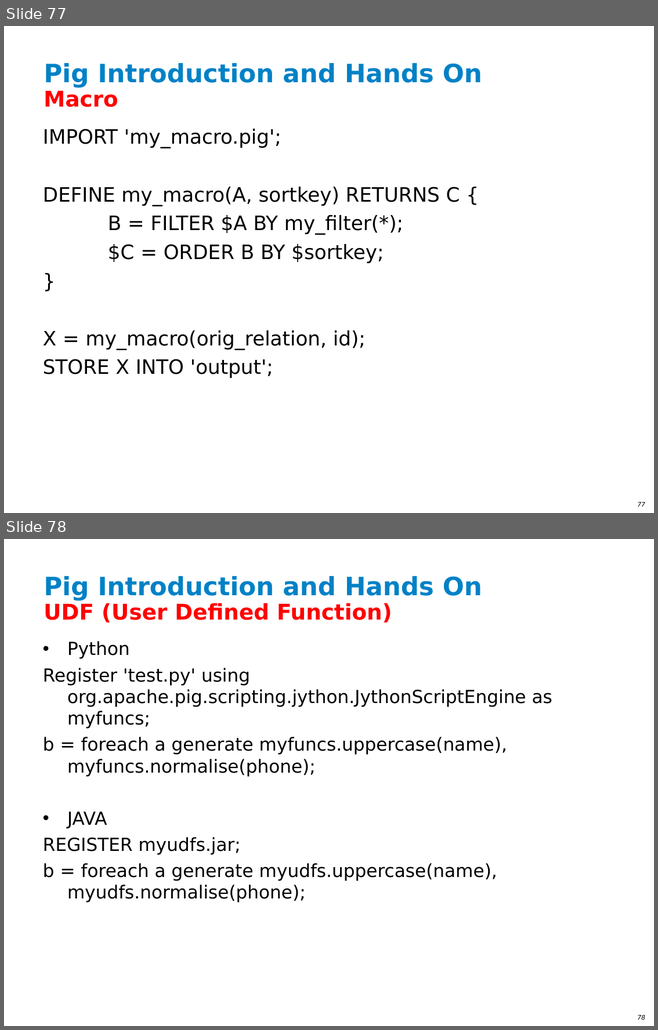
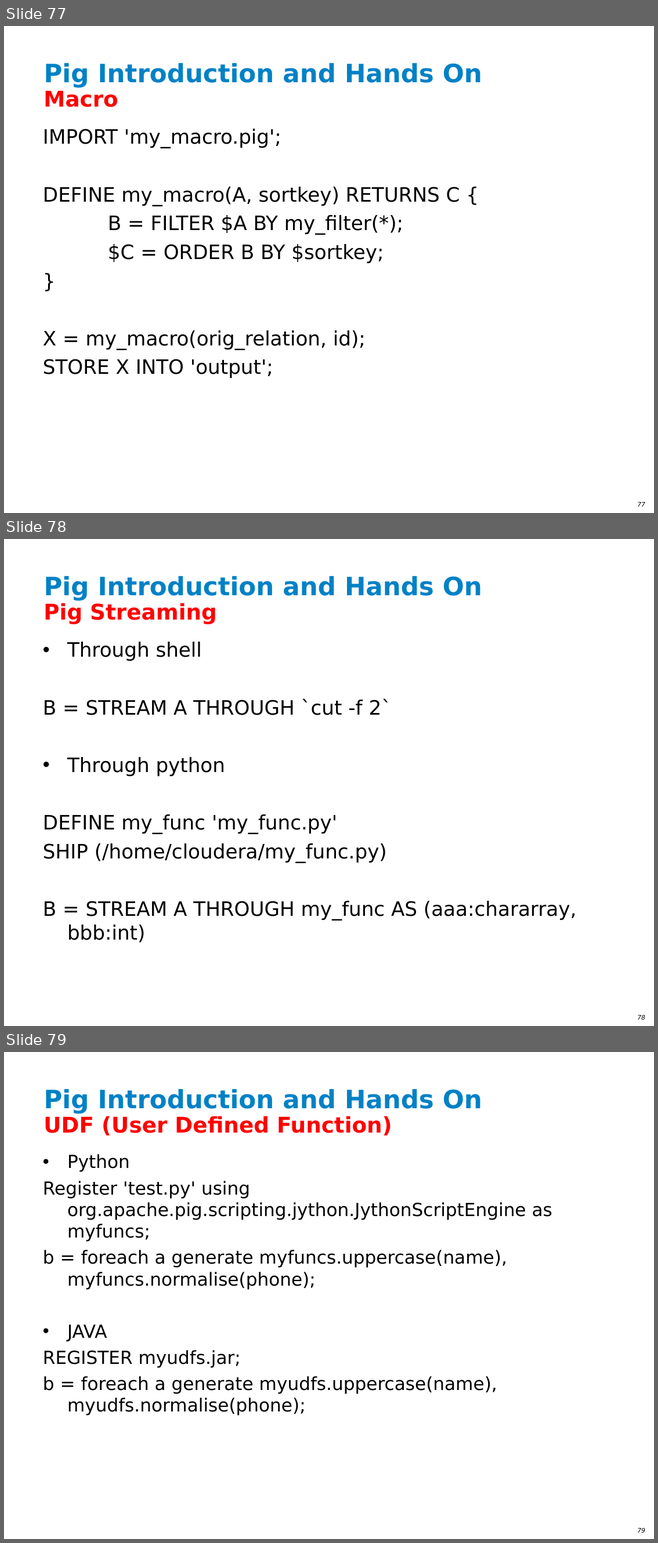
Before and after one commit to ianlin/small-data, a slide deck: training/III_Hadoop_20140607.ppt. Shown one above the other, each under a label of ours: slides 77 and 78 before the commit, slides 77, 78 and 79 after it. The pictures are 658x1030 and 658x1543 pixels, drawn with LibreOffice and Linux fonts; fonts in the diff are those of the drawing; background and template pictures are left out. Boxes give left, top, right and bottom in pixels: in the first picture for what was removed or moved away, otherwise in the second. Text is boxed around its words. In the diff, an @@ line names an element or a change of style, - is before the commit and + after.

```diff
--- a/training/III_Hadoop_20140607.ppt
+++ b/training/III_Hadoop_20140607.ppt
@@ slide 78 added at (4,539,654,1026), background #FFFFFF; not listed: 1 template element that a slide beside it also shows @@
@@ title added at (44,576,482,601), 28 pt, text #0081C6, bold @@
+Pig Introduction and Hands On
@@ text added at (43,603,217,624), 24 pt, text #FF0000, bold @@
+Pig Streaming
@@ text added at (43,642,576,943), 22 pt, text #000000 @@
+• Through shell
+B = STREAM A THROUGH `cut -f 2`
+• Through python
+DEFINE my_func 'my_func.py'
+SHIP (/home/cloudera/my_func.py)
+B = STREAM A THROUGH my_func AS (aaa:chararray, bbb:int)
@@ what was slide 78 is now slide 79 @@
@@ page number at (637,1528,645,1533): text changed @@
-78
+79
```
Also in this commit, not shown: 4 slides changed, 1 other slide added.
